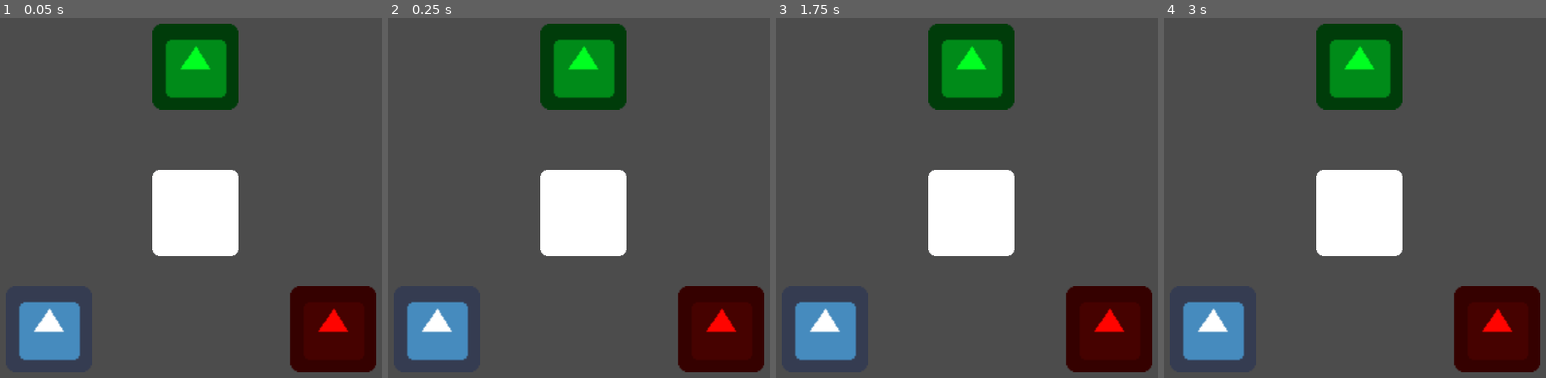
Above: before the commit, frames 1-4 (left to right).
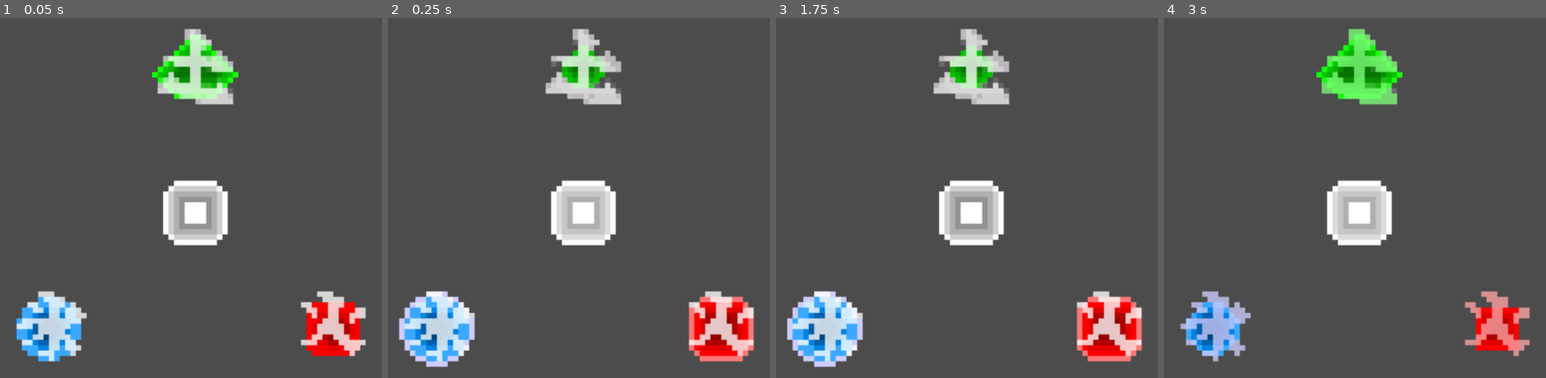
Above: after the commit, the same moments.

Repository: NathanielGet/CyberDragonYokaiCycle
Game: Godot game, scene res://Minigame.tscn
Two runs of this game, one before a commit and one after it. Both use one fixed random seed, a clock stepped at 60 frames per second and the inputs below. The engine's default icon, where the game draws it, is replaced by a stand-in: a white triangle on a blue panel in a dark square.
Inputs (mouse positions are in pixels of both pictures, inside the frame that each line leads up to):
- Up to frame 1 (0.05 s): no input
- Up to frame 2 (0.25 s): no input
- Up to frame 3 (1.75 s): move the mouse to (970, 212) at 0.52 s; press the mouse at (970, 212) at 0.53 s; move the mouse to (1108, 327) at 1.27 s; release the mouse at (1108, 327) at 1.28 s; click (1108, 327) at 1.35 s
- Up to frame 4 (3 s): move the mouse to (1213, 327) at 2.02 s; press the mouse at (1213, 327) at 2.03 s; move the mouse to (1358, 68) at 2.77 s; release the mouse at (1358, 68) at 2.78 s; click (1358, 68) at 2.85 s

The runs differ from the first frame. In frame 1, 18% of the frame differs, in the area x 4-99%, y 1-99%; in frame 2, 18%; in frame 3, 18%, in the area x 2-99%, y 1-99%; in frame 4, 18%.

Commit message:
Added animated sprites

Diff:
--- a/GMTK2021/Minigame.tscn
+++ b/GMTK2021/Minigame.tscn
@@ -1,18 +1,202 @@
-[gd_scene load_steps=6 format=2]
+[gd_scene load_steps=45 format=2]
 
 [ext_resource path="res://icon.png" type="Texture" id=1]
 [ext_resource path="res://Port.gd" type="Script" id=2]
 [ext_resource path="res://Minigame.gd" type="Script" id=3]
 [ext_resource path="res://Wire.gd" type="Script" id=4]
-
-[sub_resource type="RectangleShape2D" id=1]
-extents = Vector2( 8, 8 )
+[ext_resource path="res://Sprites/Slot_RED_SCALED.png" type="Texture" id=5]
+[ext_resource path="res://Sprites/Slot_GREEN_SCALED.png" type="Texture" id=6]
+[ext_resource path="res://Sprites/Slot_BLUE_SCALED.png" type="Texture" id=7]
+[ext_resource path="res://Sprites/WIRE_SCALED.png" type="Texture" id=8]
+
+[sub_resource type="AtlasTexture" id=29]
+flags = 4
+atlas = ExtResource( 8 )
+region = Rect2( 0, 0, 64, 64 )
+
+[sub_resource type="AtlasTexture" id=30]
+flags = 4
+atlas = ExtResource( 8 )
+region = Rect2( 64, 0, 64, 64 )
+
+[sub_resource type="AtlasTexture" id=31]
+flags = 4
+atlas = ExtResource( 8 )
+region = Rect2( 128, 0, 64, 64 )
+
+[sub_resource type="AtlasTexture" id=32]
+flags = 4
+atlas = ExtResource( 8 )
+region = Rect2( 192, 0, 64, 64 )
+
+[sub_resource type="AtlasTexture" id=33]
+flags = 4
+atlas = ExtResource( 8 )
+region = Rect2( 256, 0, 64, 64 )
+
+[sub_resource type="AtlasTexture" id=34]
+flags = 4
+atlas = ExtResource( 8 )
+region = Rect2( 320, 0, 64, 64 )
+
+[sub_resource type="AtlasTexture" id=35]
+flags = 4
+atlas = ExtResource( 8 )
+region = Rect2( 384, 0, 64, 64 )
+
+[sub_resource type="SpriteFrames" id=36]
+animations = [ {
+"frames": [ SubResource( 29 ), SubResource( 30 ), SubResource( 31 ), SubResource( 32 ), SubResource( 33 ), SubResource( 34 ), SubResource( 35 ) ],
+"loop": true,
+"name": "default",
+"speed": 7.0
+} ]
+
+[sub_resource type="CircleShape2D" id=37]
+radius = 7.5
+
+[sub_resource type="AtlasTexture" id=2]
+flags = 4
+atlas = ExtResource( 5 )
+region = Rect2( 0, 0, 64, 64 )
+
+[sub_resource type="AtlasTexture" id=3]
+flags = 4
+atlas = ExtResource( 5 )
+region = Rect2( 64, 0, 64, 64 )
+
+[sub_resource type="AtlasTexture" id=4]
+flags = 4
+atlas = ExtResource( 5 )
+region = Rect2( 128, 0, 64, 64 )
+
+[sub_resource type="AtlasTexture" id=5]
+flags = 4
+atlas = ExtResource( 5 )
+region = Rect2( 192, 0, 64, 64 )
+
+[sub_resource type="AtlasTexture" id=6]
+flags = 4
+atlas = ExtResource( 5 )
+region = Rect2( 256, 0, 64, 64 )
+
+[sub_resource type="AtlasTexture" id=7]
+flags = 4
+atlas = ExtResource( 5 )
+region = Rect2( 320, 0, 64, 64 )
+
+[sub_resource type="AtlasTexture" id=8]
+flags = 4
+atlas = ExtResource( 5 )
+region = Rect2( 384, 0, 64, 64 )
+
+[sub_resource type="SpriteFrames" id=9]
+animations = [ {
+"frames": [ SubResource( 2 ), SubResource( 3 ), SubResource( 4 ), SubResource( 5 ), SubResource( 6 ), SubResource( 7 ), SubResource( 8 ) ],
+"loop": true,
+"name": "default",
+"speed": 14.0
+} ]
+
+[sub_resource type="CircleShape2D" id=26]
+radius = 8.0
+
+[sub_resource type="AtlasTexture" id=10]
+flags = 4
+atlas = ExtResource( 7 )
+region = Rect2( 0, 0, 64, 64 )
+
+[sub_resource type="AtlasTexture" id=11]
+flags = 4
+atlas = ExtResource( 7 )
+region = Rect2( 64, 0, 64, 64 )
+
+[sub_resource type="AtlasTexture" id=12]
+flags = 4
+atlas = ExtResource( 7 )
+region = Rect2( 128, 0, 64, 64 )
+
+[sub_resource type="AtlasTexture" id=13]
+flags = 4
+atlas = ExtResource( 7 )
+region = Rect2( 192, 0, 64, 64 )
+
+[sub_resource type="AtlasTexture" id=14]
+flags = 4
+atlas = ExtResource( 7 )
+region = Rect2( 256, 0, 64, 64 )
+
+[sub_resource type="AtlasTexture" id=15]
+flags = 4
+atlas = ExtResource( 7 )
+region = Rect2( 320, 0, 64, 64 )
+
+[sub_resource type="AtlasTexture" id=16]
+flags = 4
+atlas = ExtResource( 7 )
+region = Rect2( 384, 0, 64, 64 )
+
+[sub_resource type="SpriteFrames" id=17]
+animations = [ {
+"frames": [ SubResource( 10 ), SubResource( 11 ), SubResource( 12 ), SubResource( 13 ), SubResource( 14 ), SubResource( 15 ), SubResource( 16 ) ],
+"loop": true,
+"name": "default",
+"speed": 14.0
+} ]
+
+[sub_resource type="CircleShape2D" id=27]
+radius = 8.0
+
+[sub_resource type="AtlasTexture" id=18]
+flags = 4
+atlas = ExtResource( 6 )
+region = Rect2( 0, 0, 64, 64 )
+
+[sub_resource type="AtlasTexture" id=19]
+flags = 4
+atlas = ExtResource( 6 )
+region = Rect2( 64, 0, 64, 64 )
+
+[sub_resource type="AtlasTexture" id=20]
+flags = 4
+atlas = ExtResource( 6 )
+region = Rect2( 128, 0, 64, 64 )
+
+[sub_resource type="AtlasTexture" id=21]
+flags = 4
+atlas = ExtResource( 6 )
+region = Rect2( 192, 0, 64, 64 )
+
+[sub_resource type="AtlasTexture" id=22]
+flags = 4
+atlas = ExtResource( 6 )
+region = Rect2( 256, 0, 64, 64 )
+
+[sub_resource type="AtlasTexture" id=23]
+flags = 4
+atlas = ExtResource( 6 )
+region = Rect2( 320, 0, 64, 64 )
+
+[sub_resource type="AtlasTexture" id=24]
+flags = 4
+atlas = ExtResource( 6 )
+region = Rect2( 384, 0, 64, 64 )
+
+[sub_resource type="SpriteFrames" id=25]
+animations = [ {
+"frames": [ SubResource( 18 ), SubResource( 19 ), SubResource( 20 ), SubResource( 21 ), SubResource( 22 ), SubResource( 23 ), SubResource( 24 ) ],
+"loop": true,
+"name": "default",
+"speed": 14.0
+} ]
+
+[sub_resource type="CircleShape2D" id=28]
+radius = 8.0
 
 [node name="Main" type="Node2D"]
 script = ExtResource( 3 )
 
 [node name="whitePort" type="Area2D" parent="."]
-modulate = Color( 100, 100, 100, 1 )
 position = Vector2( 768, 328 )
 script = ExtResource( 2 )
 __meta__ = {
@@ -20,18 +204,19 @@
 }
 nodeColor = "white"
 
-[node name="Sprite" type="Sprite" parent="whitePort"]
-position = Vector2( -48, 48 )
-scale = Vector2( 2.5, 2.5 )
-texture = ExtResource( 1 )
+[node name="Sprite" type="AnimatedSprite" parent="whitePort"]
+position = Vector2( -48, 48 )
+scale = Vector2( 2.5, 2.5 )
+frames = SubResource( 36 )
+frame = 2
+playing = true
 
 [node name="CollisionShape2D" type="CollisionShape2D" parent="whitePort"]
 position = Vector2( -48, 48 )
 scale = Vector2( 10, 10 )
-shape = SubResource( 1 )
+shape = SubResource( 37 )
 
 [node name="redPort" type="Area2D" parent="."]
-modulate = Color( 1, 0.0196078, 0, 1 )
 position = Vector2( 1024, 544 )
 script = ExtResource( 2 )
 __meta__ = {
@@ -39,15 +224,17 @@
 }
 nodeColor = "red"
 
-[node name="Sprite" type="Sprite" parent="redPort"]
-position = Vector2( -48, 48 )
-scale = Vector2( 2.5, 2.5 )
-texture = ExtResource( 1 )
+[node name="Sprite" type="AnimatedSprite" parent="redPort"]
+position = Vector2( -48, 48 )
+scale = Vector2( 2.5, 2.5 )
+frames = SubResource( 9 )
+frame = 4
+playing = true
 
 [node name="CollisionShape2D" type="CollisionShape2D" parent="redPort"]
 position = Vector2( -48, 48 )
 scale = Vector2( 10, 10 )
-shape = SubResource( 1 )
+shape = SubResource( 26 )
 
 [node name="bluePort" type="Area2D" parent="."]
 position = Vector2( 496, 544 )
@@ -56,18 +243,19 @@
 "_edit_group_": true
 }
 
-[node name="Sprite" type="Sprite" parent="bluePort"]
-position = Vector2( -48, 48 )
-scale = Vector2( 2.5, 2.5 )
-texture = ExtResource( 1 )
+[node name="Sprite" type="AnimatedSprite" parent="bluePort"]
+position = Vector2( -48, 48 )
+scale = Vector2( 2.5, 2.5 )
+frames = SubResource( 17 )
+frame = 4
+playing = true
 
 [node name="CollisionShape2D" type="CollisionShape2D" parent="bluePort"]
 position = Vector2( -48, 48 )
 scale = Vector2( 10, 10 )
-shape = SubResource( 1 )
+shape = SubResource( 27 )
 
 [node name="greenPort" type="Area2D" parent="."]
-modulate = Color( 0, 1, 0.133333, 1 )
 position = Vector2( 768, 56 )
 script = ExtResource( 2 )
 __meta__ = {
@@ -75,15 +263,17 @@
 }
 nodeColor = "green"
 
-[node name="Sprite" type="Sprite" parent="greenPort"]
-position = Vector2( -48, 48 )
-scale = Vector2( 2.5, 2.5 )
-texture = ExtResource( 1 )
+[node name="Sprite" type="AnimatedSprite" parent="greenPort"]
+position = Vector2( -48, 48 )
+scale = Vector2( 2.5, 2.5 )
+frames = SubResource( 25 )
+frame = 6
+playing = true
 
 [node name="CollisionShape2D" type="CollisionShape2D" parent="greenPort"]
 position = Vector2( -48, 48 )
 scale = Vector2( 10, 10 )
-shape = SubResource( 1 )
+shape = SubResource( 28 )
 
 [node name="Line2D" type="Line2D" parent="."]
 width = 50.0
Binary file added: GMTK2021/Sprites/Slot_BLUE_SCALED.png
Not shown, added: GMTK2021/Sprites/Slot_BLUE_SCALED.png.import
Binary file added: GMTK2021/Sprites/Slot_GREEN_SCALED.png
Not shown, added: GMTK2021/Sprites/Slot_GREEN_SCALED.png.import
Binary file added: GMTK2021/Sprites/Slot_RED_SCALED.png
Not shown, added: GMTK2021/Sprites/Slot_RED_SCALED.png.import
